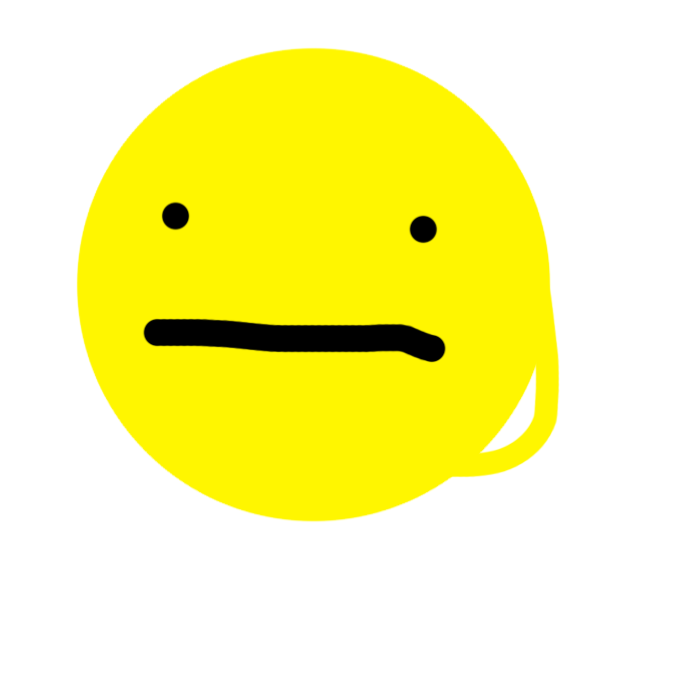
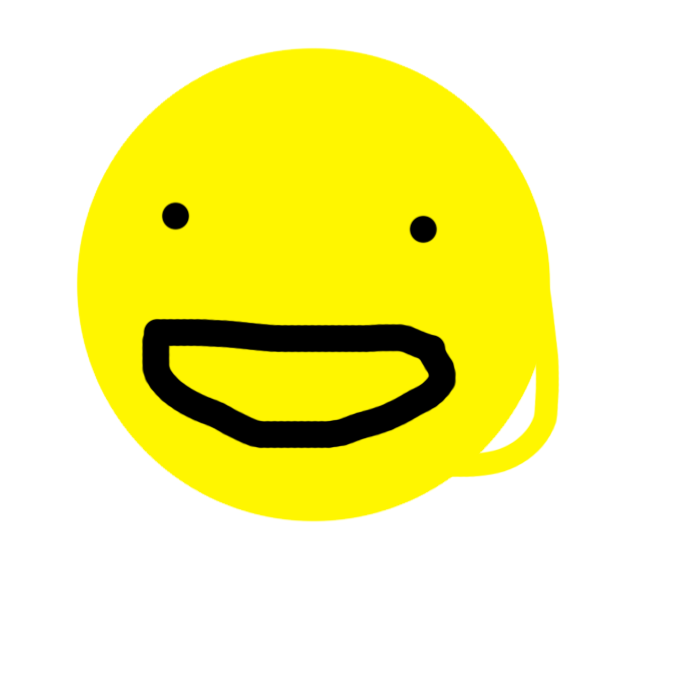
Layers edited between the first and the second (700, 700) image:
painted on "Layer 1" over [141, 332, 457, 449]
